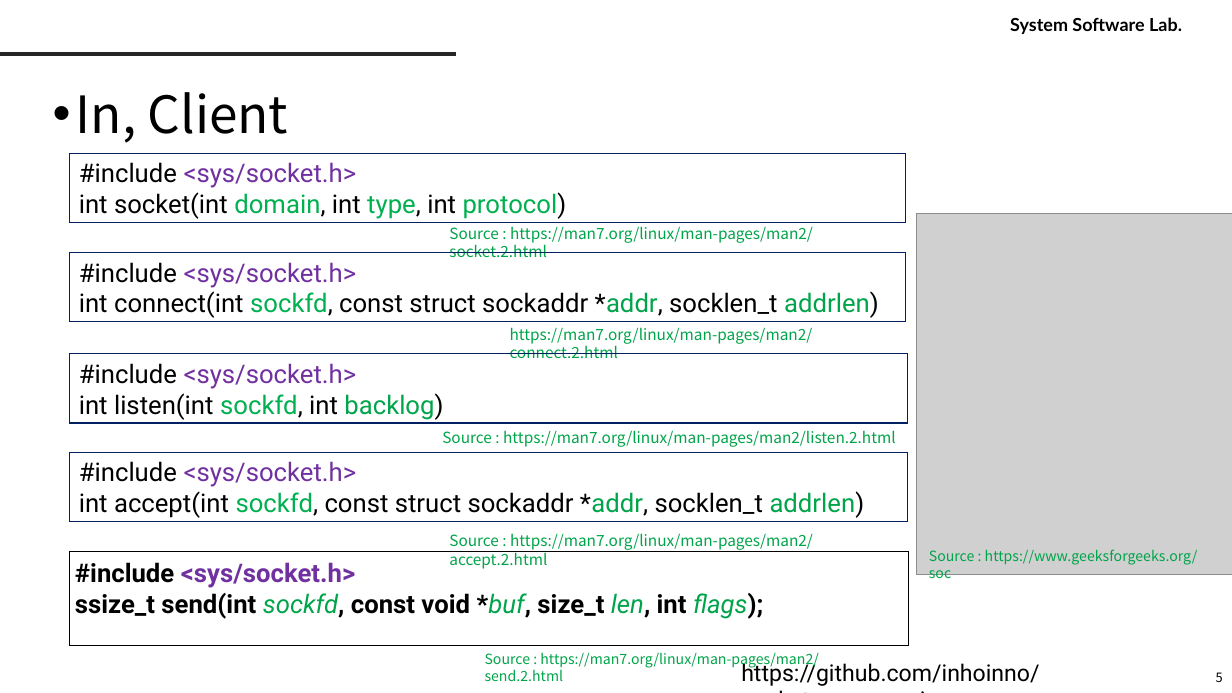
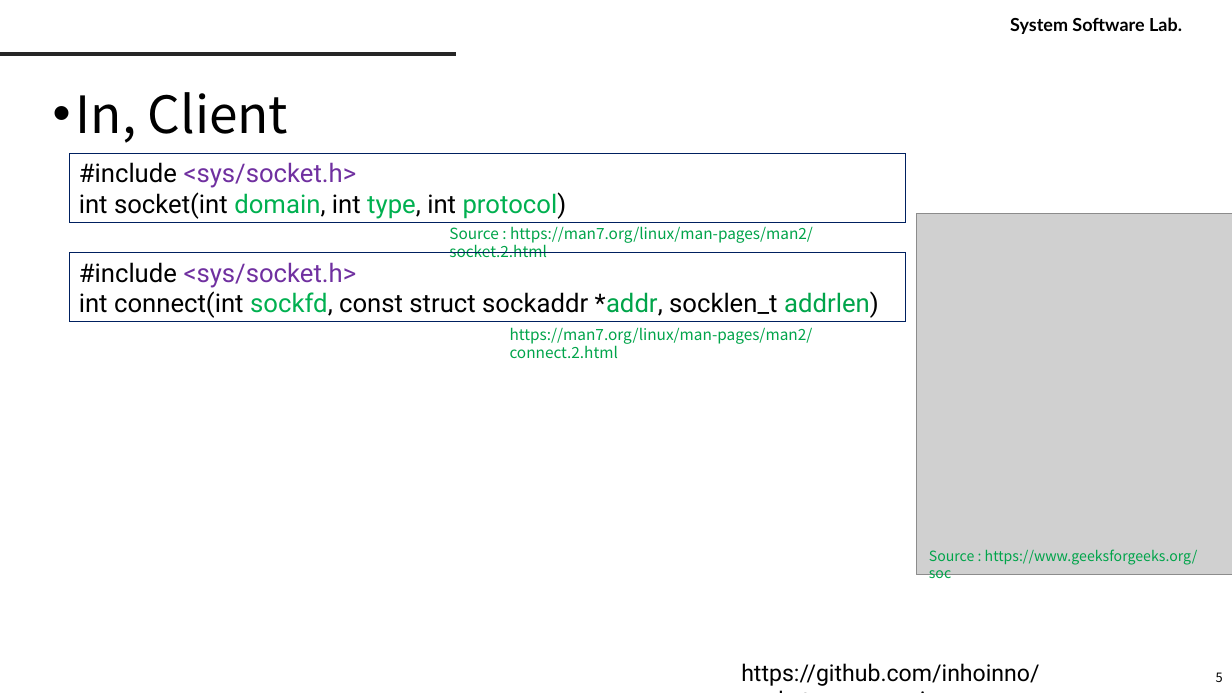
Before and after one commit to inhoinno/socket_proggraming, a slide deck: slide 5 of DKU_Computer_Network_socket_programming2022.pptx. Drawn at 1232x693 pixels with LibreOffice and Linux fonts; fonts in the diff are those of the drawing; grey boxes stand for pictures; background and template pictures are left out. Boxes give left, top, right and bottom in pixels: in the first picture for what was removed or moved away, otherwise in the second. Text is boxed around its words. In the diff, an @@ line names an element or a change of style, - is before the commit and + after.

Commit message:
ppt revised

```diff
--- a/DKU_Computer_Network_socket_programming2022.pptx
+++ b/DKU_Computer_Network_socket_programming2022.pptx
@@ rectangle removed at <box>70,354,909,423</box> @@
-#include <sys/socket.h>
-int listen(int sockfd, int backlog)
@@ text removed at <box>442,430,896,447</box> @@
-Source : https://man7.org/linux/man-pages/man2/listen.2.html
@@ rectangle removed at <box>70,452,909,521</box> @@
-#include <sys/socket.h>
-int accept(int sockfd, const struct sockaddr *addr, socklen_t addrlen)
@@ text removed at <box>449,533,813,569</box> @@
-Source : https://man7.org/linux/man-pages/man2/accept.2.html
@@ rectangle removed at <box>70,552,909,645</box> @@
-#include <sys/socket.h>
-ssize_t send(int sockfd, const void *buf, size_t len, int flags);
@@ text removed at <box>485,652,818,681</box> @@
-Source : https://man7.org/linux/man-pages/man2/send.2.html
```
